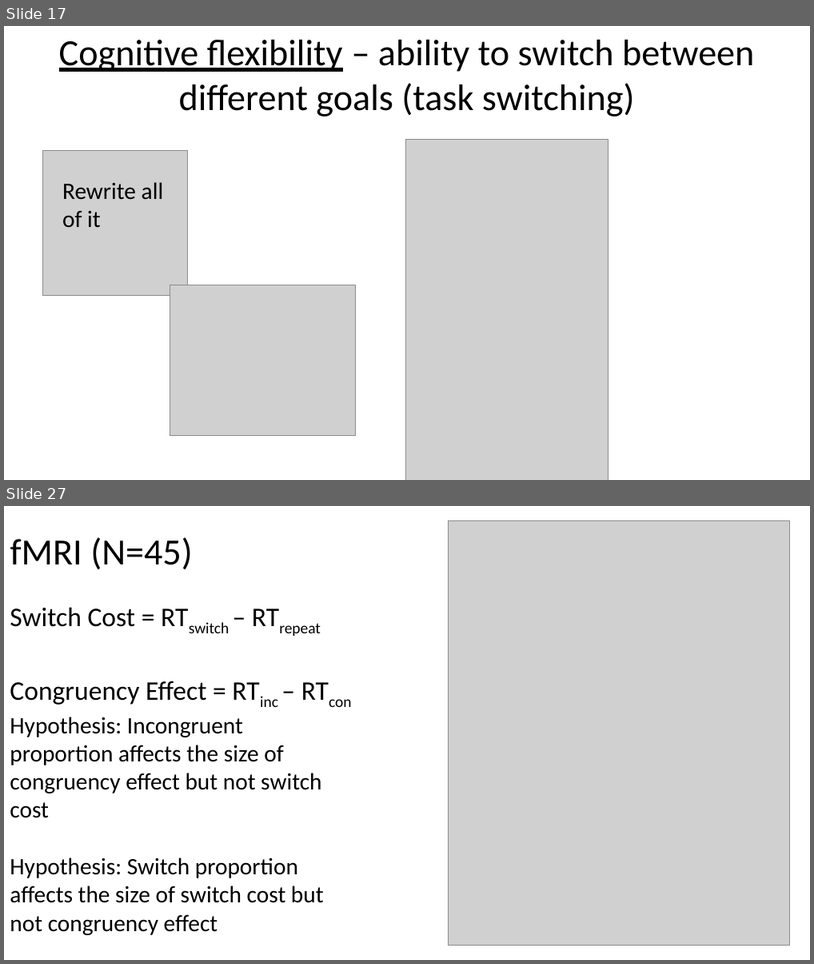
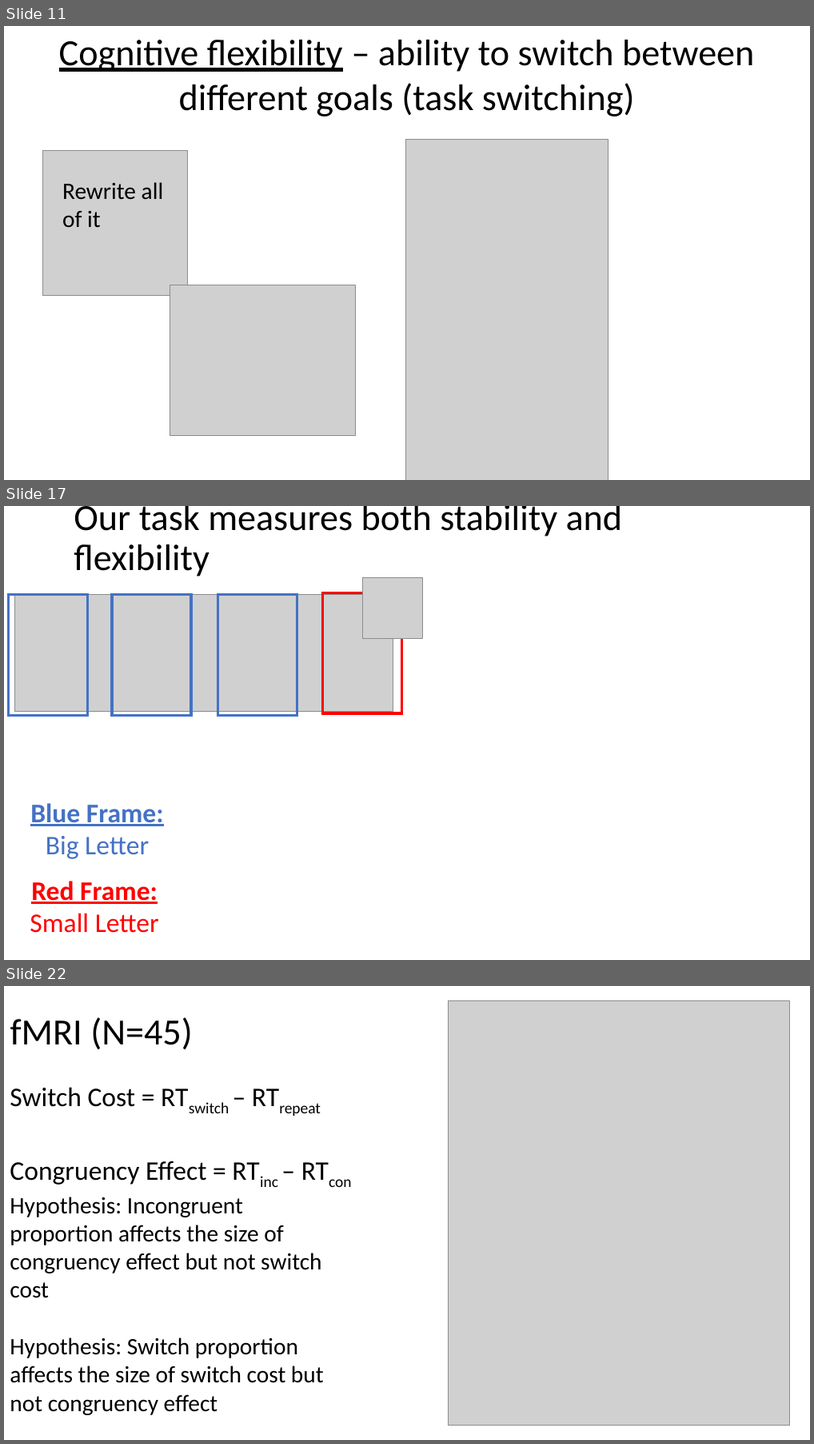
Before and after one commit to jimzhang629/third_year_talk, a slide deck: thirdYearTalk_JZ1.pptx. Shown one above the other, each under a label of ours: slides 17 and 27 before the commit, slides 11, 17 and 22 after it; the slides between them are not shown. The pictures are 814x964 and 814x1444 pixels, drawn with LibreOffice and Linux fonts; fonts in the diff are those of the drawing; grey boxes stand for pictures. Boxes give left, top, right and bottom in pixels: in the first picture for what was removed or moved away, otherwise in the second. Text is boxed around its words. In the diff, an @@ line names an element or a change of style, - is before the commit and + after.

```diff
--- a/thirdYearTalk_JZ1.pptx
+++ b/thirdYearTalk_JZ1.pptx
@@ slide 17 added at (x1=4, y1=506, x2=810, y2=960), background #FFFFFF @@
@@ title added at (x1=74, y1=506, x2=623, y2=576), 44 pt, text #000000 @@
+Our task measures both stability and flexibility
@@ picture added at (x1=362, y1=577, x2=423, y2=638) @@
@@ rectangle added at (x1=8, y1=594, x2=87, y2=715), outline #4472C4 3 pt @@
@@ picture added at (x1=15, y1=594, x2=393, y2=711) @@
@@ rectangle added at (x1=112, y1=594, x2=191, y2=715), outline #4472C4 3 pt @@
@@ rectangle added at (x1=218, y1=594, x2=298, y2=715), outline #4472C4 3 pt @@
@@ rectangle added at (x1=323, y1=592, x2=402, y2=713), outline #FF0000 3 pt @@
@@ text added at (x1=30, y1=803, x2=164, y2=859), 32 pt, text #4472C4, bold, underline @@
+Blue Frame:
+Big Letter
@@ text added at (x1=30, y1=880, x2=159, y2=932), 32 pt, text #FF0000 @@
+Red Frame: Small Letter
@@ what was slide 17 is now slide 11 @@
@@ what was slide 27 is now slide 22 @@
```
Also in this commit, not shown: 5 slides changed, 4 other slides added, 10 slides removed.
